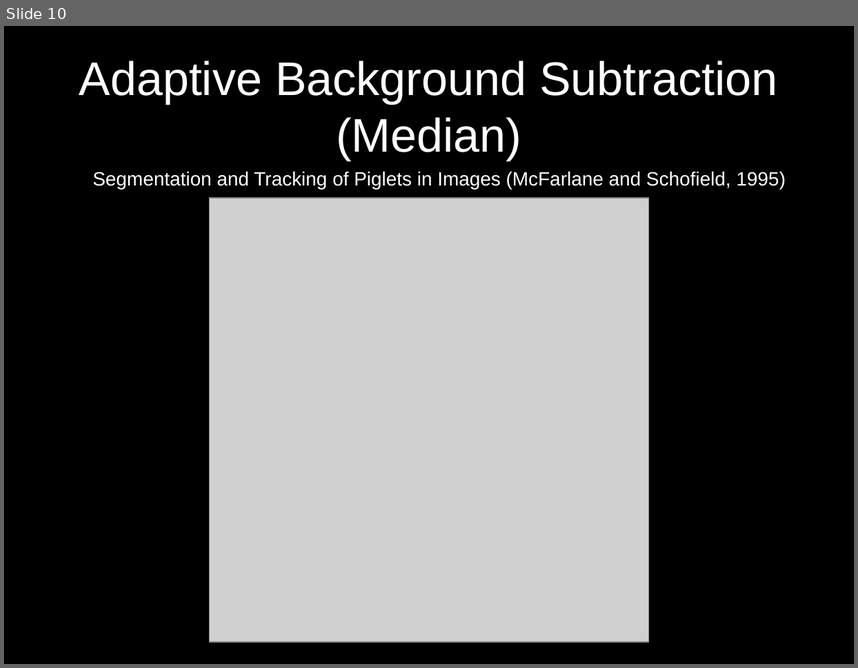
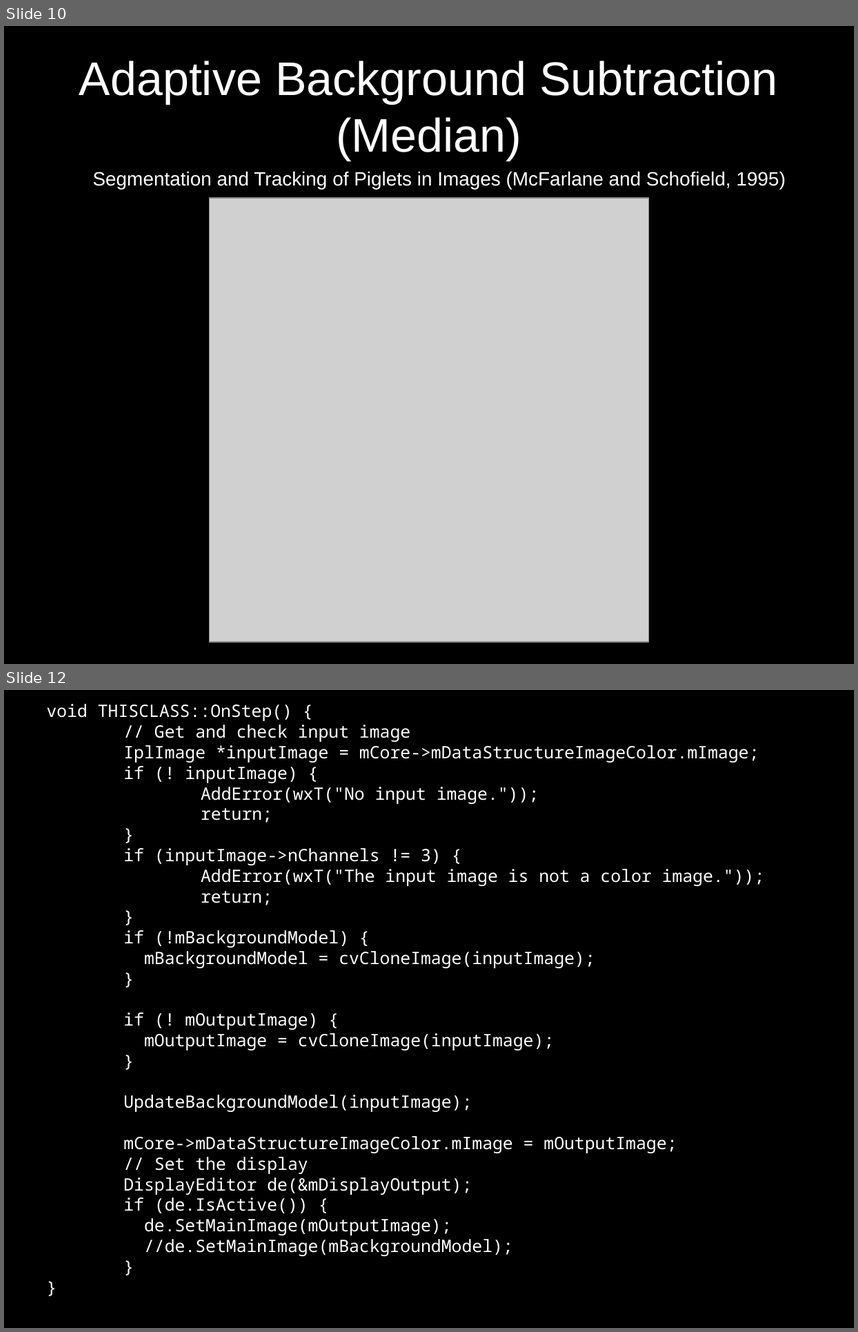
Before and after one commit to d28b/swistrack, a slide deck: Doc/tutorial.stefie10.06.2009/tutorialSlides.odp. Shown one above the other, each under a label of ours: slide 10 before the commit, slides 10 and 12 after it; the slides between them are not shown. The pictures are 858x668 and 858x1332 pixels, drawn with LibreOffice and Linux fonts; fonts in the diff are those of the drawing; grey boxes stand for pictures. Boxes give left, top, right and bottom in pixels: in the first picture for what was removed or moved away, otherwise in the second. Text is boxed around its words. In the diff, an @@ line names an element or a change of style, - is before the commit and + after.

Commit message:
Updated slides, with the pipeline sequence, and the code for the adaptive background subtraction, median.

```diff
--- a/Doc/tutorial.stefie10.06.2009/tutorialSlides.odp
+++ b/Doc/tutorial.stefie10.06.2009/tutorialSlides.odp
@@ slide 12 added at [4, 690, 854, 1328], background #000000 @@
@@ subtitle added at [47, 704, 765, 1256], 16 pt, text #FFFFFF @@
+void THISCLASS::OnStep() {
+// Get and check input image
+IplImage *inputImage = mCore->mDataStructureImageColor.mImage;
+if (! inputImage) {
+AddError(wxT("No input image."));
+return;
+}
+if (inputImage->nChannels != 3) {
+AddError(wxT("The input image is not a color image."));
+return;
+}
+if (!mBackgroundModel) {
+mBackgroundModel = cvCloneImage(inputImage);
+}
+if (! mOutputImage) {
+mOutputImage = cvCloneImage(inputImage);
+}
+UpdateBackgroundModel(inputImage);
+mCore->mDataStructureImageColor.mImage = mOutputImage;
+// Set the display
+DisplayEditor de(&mDisplayOutput);
+if (de.IsActive()) {
+de.SetMainImage(mOutputImage);
+//de.SetMainImage(mBackgroundModel);
+}
+}
```
Also in this commit, not shown: 1 slide changed, 1 other slide added, 1 slide removed, 4 other files.
